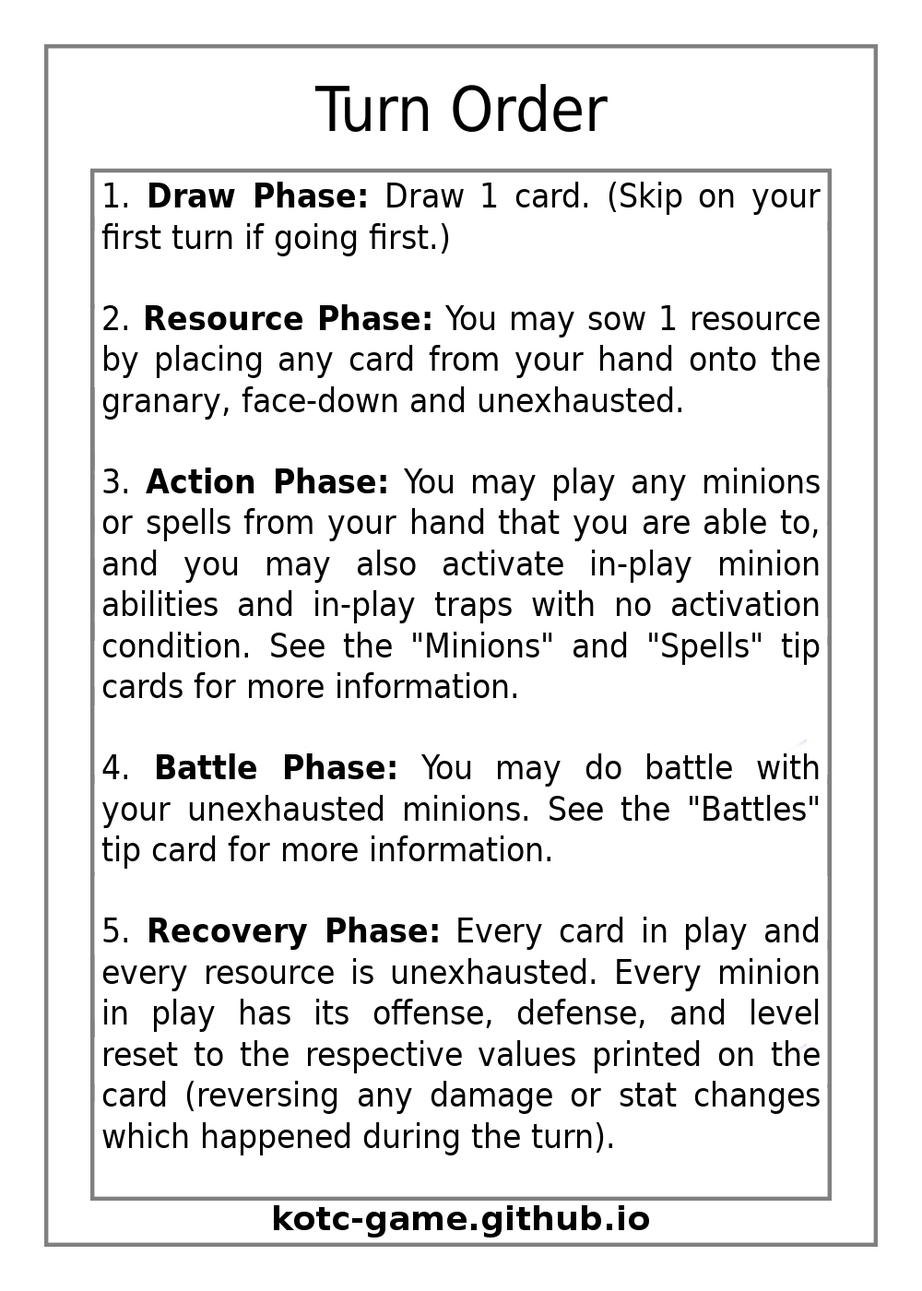
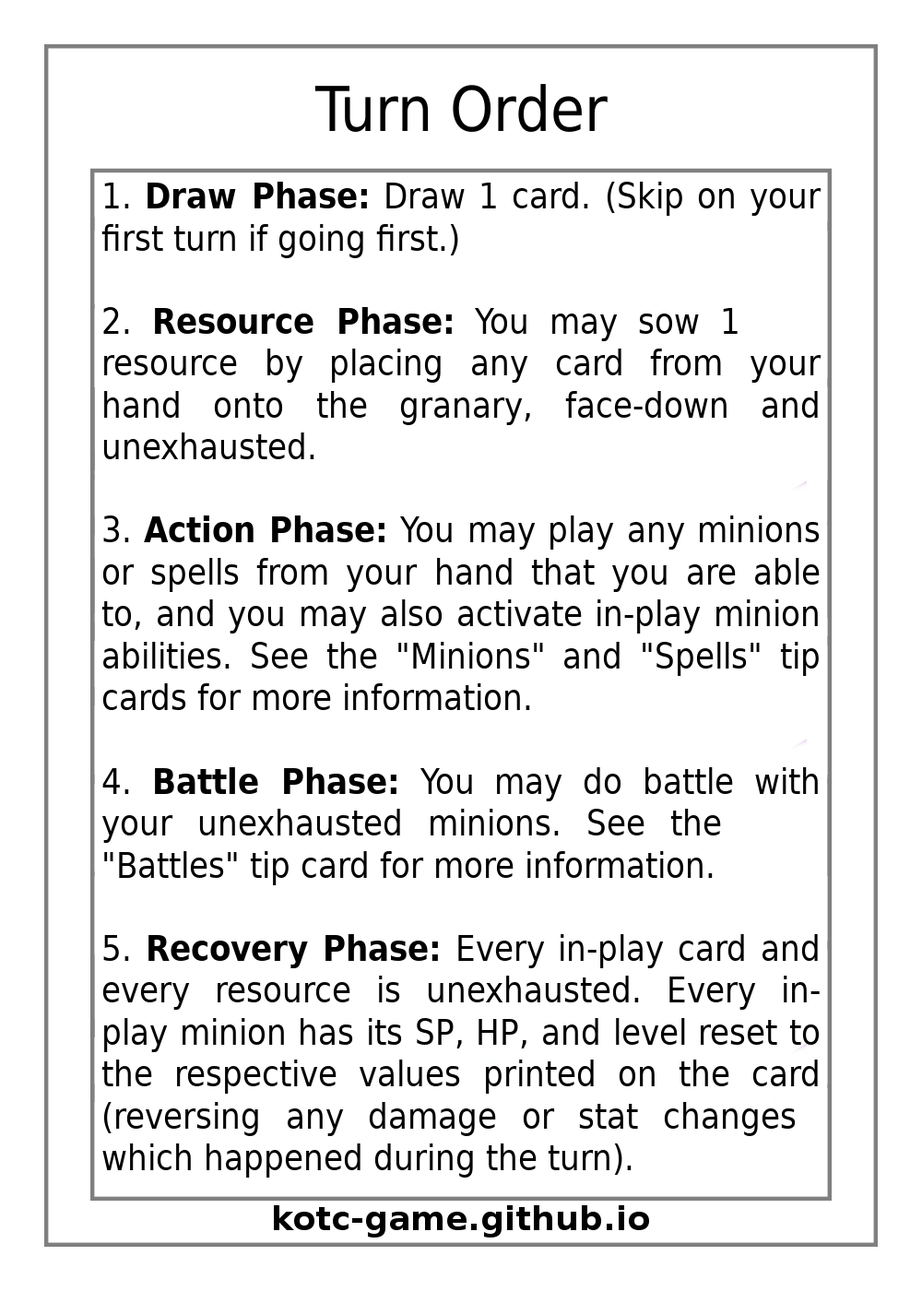
Two versions of the same layered image (922x1291). Layer-by-layer changes:
painted on "Effect Text" over <box>101,181,822,1179</box>
